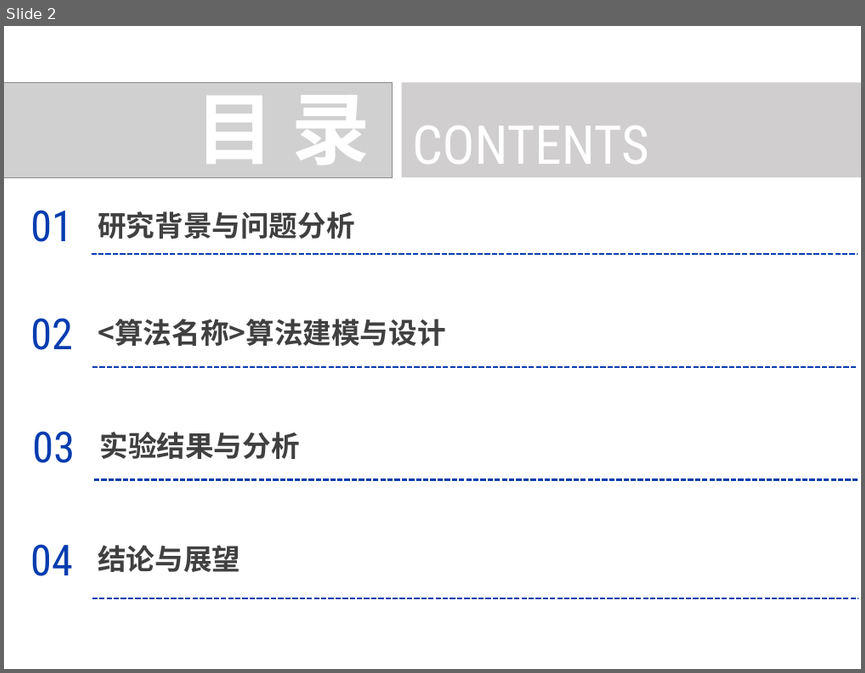
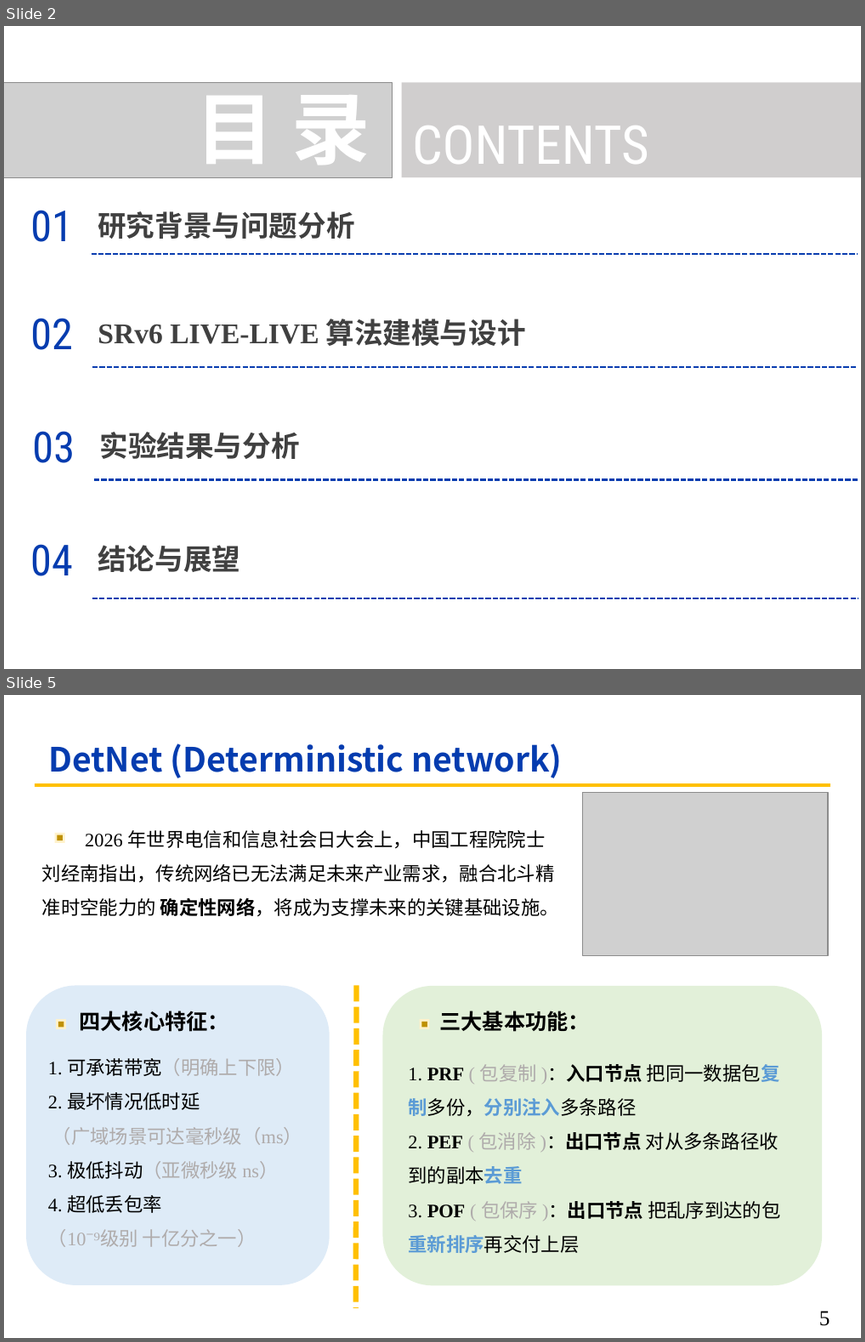
Before and after one commit to cyanbird811/ANTL_papers, a slide deck: 互联网络的设计_汇报/第二次/真正选择/第二次PPT.pptx. Shown one above the other, each under a label of ours: slide 2 before the commit, slides 2 and 5 after it; the slides between them are not shown. The pictures are 865x673 and 865x1342 pixels, drawn with LibreOffice and Linux fonts; fonts in the diff are those of the drawing; grey boxes stand for pictures. Boxes give left, top, right and bottom in pixels: in the first picture for what was removed or moved away, otherwise in the second. Text is boxed around its words. In the diff, an @@ line names an element or a change of style, - is before the commit and + after.

```diff
--- a/互联网络的设计_汇报/第二次/真正选择/第二次PPT.pptx
+++ b/互联网络的设计_汇报/第二次/真正选择/第二次PPT.pptx
@@ slide 5 added at bbox=[4, 695, 861, 1338], background #FFFFFF @@
@@ title added at bbox=[48, 743, 562, 778], 28 pt, text #053CAF, bold @@
+DetNet (Deterministic network)
@@ line added from (35, 785) to (830, 785), #FFC000 3 pt @@
@@ picture added at bbox=[582, 792, 828, 955] @@
@@ text added at bbox=[42, 830, 559, 917], 16 pt, text #000000 @@
+2026 年世界电信和信息社会日大会上，中国工程院院士刘经南指出，传统网络已无法满足未来产业需求，融合北斗精准时空能力的 确定性网络，将成为支撑未来的关键基础设施。
@@ rectangle added at bbox=[54, 833, 65, 843], fill #FFF2CC @@
@@ rectangle added at bbox=[57, 834, 63, 839], fill #BF9000 @@
@@ rounded rectangle added at bbox=[26, 986, 330, 1286], fill #DEEBF7 @@
@@ line added from (356, 986) to (355, 1308), #FFC000 4.5 pt dashed @@
@@ rounded rectangle added at bbox=[383, 986, 823, 1286], fill #E2F0D9 @@
@@ rectangle added at bbox=[56, 1019, 67, 1029], fill #FFF2CC @@
@@ rectangle added at bbox=[58, 1021, 64, 1027], fill #BF9000 @@
@@ text added at bbox=[80, 1010, 229, 1032], 18 pt, text #000000, bold @@
+四大核心特征：
@@ rectangle added at bbox=[420, 1019, 430, 1029], fill #FFF2CC @@
@@ rectangle added at bbox=[421, 1021, 426, 1027], fill #BF9000 @@
@@ text added at bbox=[439, 1010, 589, 1032], 18 pt, text #000000, bold @@
+三大基本功能：
@@ text added at bbox=[48, 1058, 302, 1247], 16 pt, text #AFABAB @@
+1. 可承诺带宽（明确上下限）
+2. 最坏情况低时延
+（广域场景可达毫秒级（ms）
+3. 极低抖动（亚微秒级 ns）
+4. 超低丢包率
+（10⁻⁹级别 十亿分之一）
@@ text added at bbox=[408, 1064, 780, 1253], 16 pt, text #000000 @@
+1. PRF ( 包复制 )：入口节点 把同一数据包复制多份，分别注入多条路径
+2. PEF ( 包消除 )：出口节点 对从多条路径收到的副本去重
+3. POF ( 包保序 )：出口节点 把乱序到达的包重新排序再交付上层
@@ page number added at bbox=[819, 1310, 830, 1326], 18 pt, text #000000 @@
+5
@@ slide 2 changed as well @@
@@ text at bbox=[98, 318, 525, 346]: text changed; font Noto Sans CJK SC to Times New Roman @@
-<算法名称>算法建模与设计
+SRv6 LIVE-LIVE 算法建模与设计
```
Also in this commit, not shown: 4 other slides changed, 12 other slides added, 7 slides removed, 1 other file.
